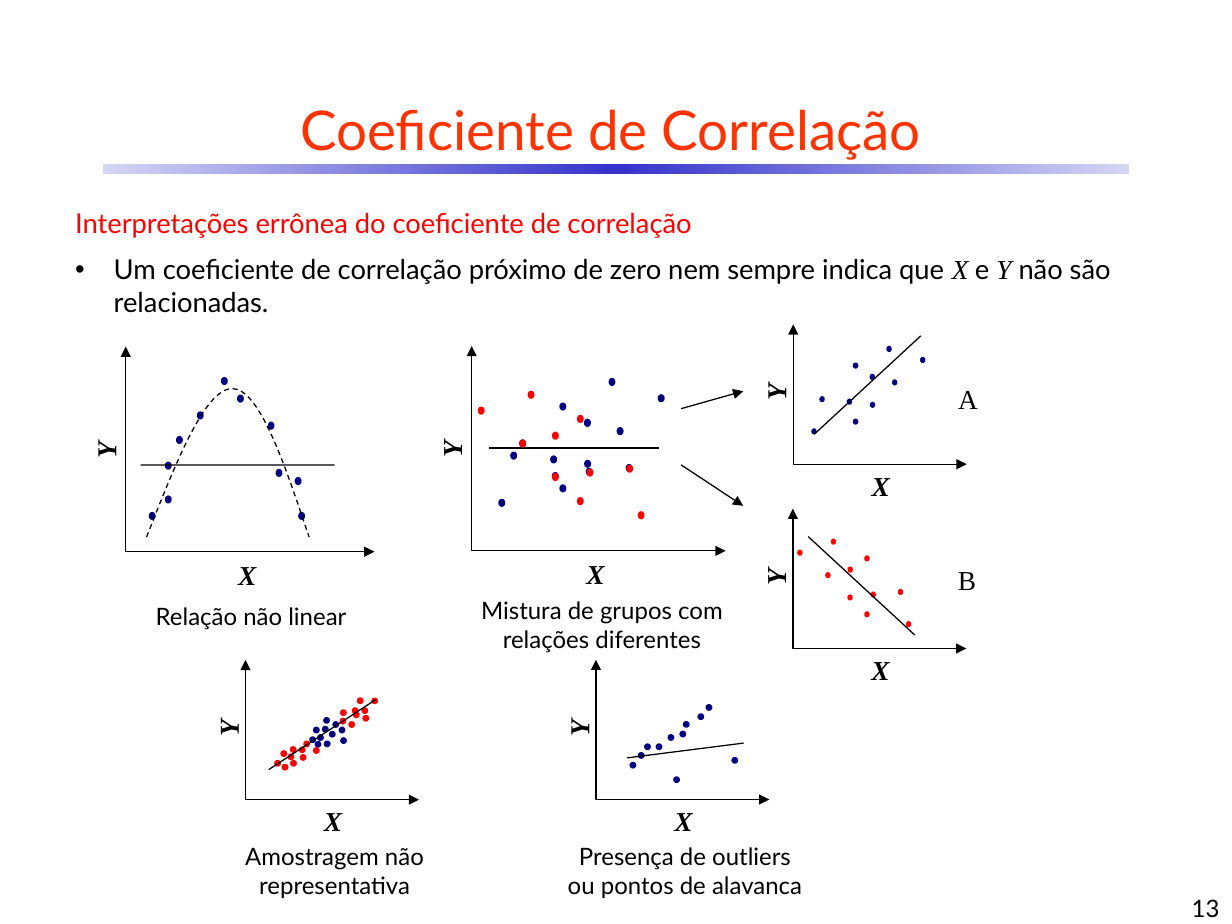
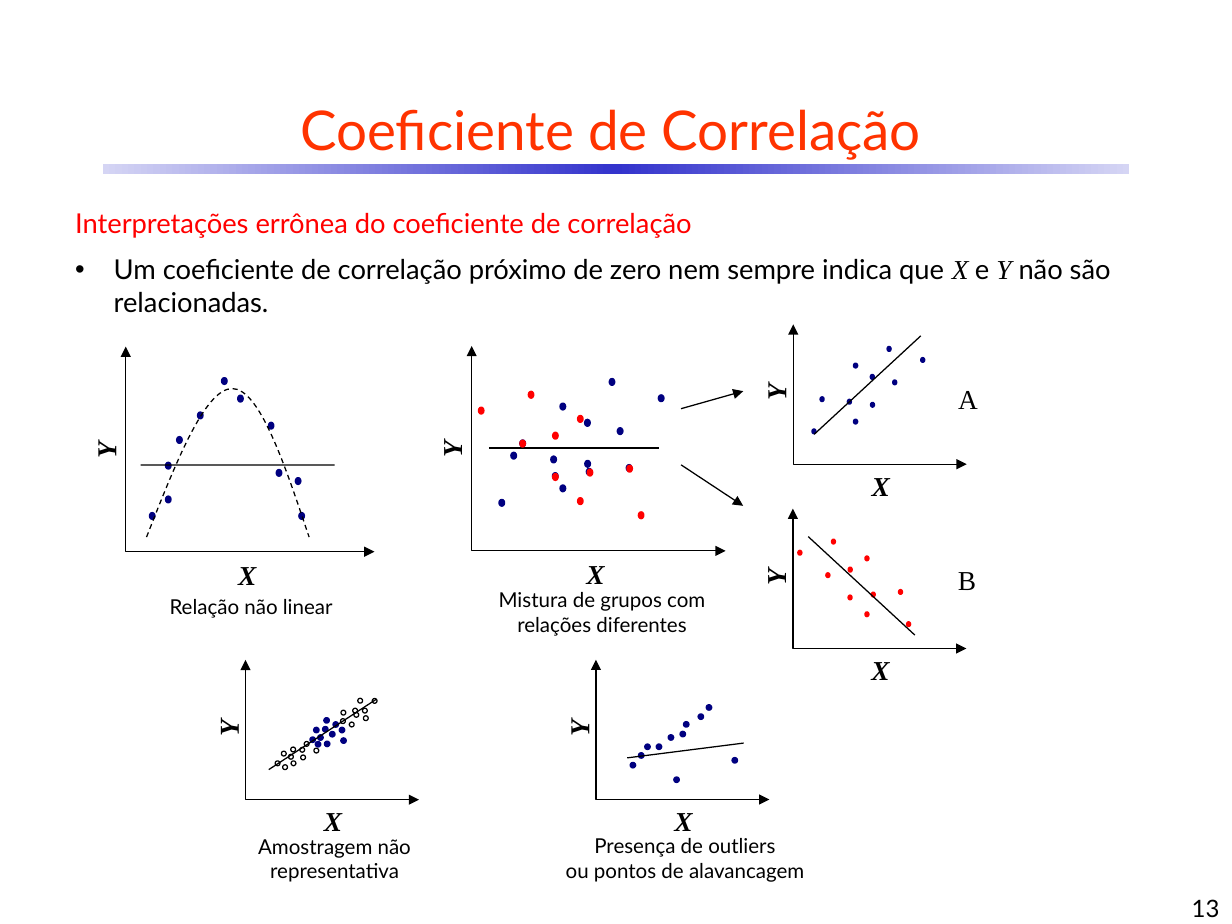
Before and after one commit to CDRenno/Estatistica, a slide deck: slide 13 of ppt/10ARegr.pptx. Drawn at 1232x924 pixels with LibreOffice and Linux fonts; fonts in the diff are those of the drawing. Boxes give left, top, right and bottom in pixels: in the first picture for what was removed or moved away, otherwise in the second. Text is boxed around its words. In the diff, an @@ line names an element or a change of style, - is before the commit and + after.

```diff
--- a/ppt/10ARegr.pptx
+++ b/ppt/10ARegr.pptx
@@ size 14 to 12 pt in 3 elements at [499,592,705,636], [258,839,411,882], [170,599,333,618] @@
@@ text "Relação não linear": place and size @@
-text "Relação não linear" at [156,607,346,630]
+text "Relação não linear" at [170,599,333,618]
@@ text "Mistura de grupos com relações ...": place and size @@
-text "Mistura de grupos com relações ..." at [481,601,723,653]
+text "Mistura de grupos com relações ..." at [499,592,705,636]
@@ fill #FF0000 to none; outline #FF0000 1.13 pt to #000000 0.75 pt in 19 elements at [301,755,306,760], [372,699,377,703], [357,699,362,703], [282,765,287,770], [291,747,296,752], [363,716,368,721], [341,710,346,715], [314,748,319,753], [304,742,309,747], [350,722,355,727], [352,708,357,713], [281,752,286,756], [291,761,296,766], [275,761,280,766], [362,708,367,713], [354,712,359,717], [299,748,304,753], [288,754,293,759], [340,718,345,723] @@
@@ text "Amostragem não": place and size @@
-text "Amostragem não" at [245,847,424,898]
+text "Amostragem não" at [258,839,411,882]
@@ text "Presença de outliers": place and size @@
-text "Presença de outliers" at [568,847,802,898]
+text "Presença de outliers" at [566,838,804,882]
@@ text at [594,838,775,857]: size 14 to 12 pt in "Presença de outliers" @@
@@ text at [566,863,804,882]: text changed; size 14 to 12 pt @@
-ou pontos de alavanca
+ou pontos de alavancagem
```
Also in this commit, not shown: 13 other slides changed, 1 slide added, 6 other files.
